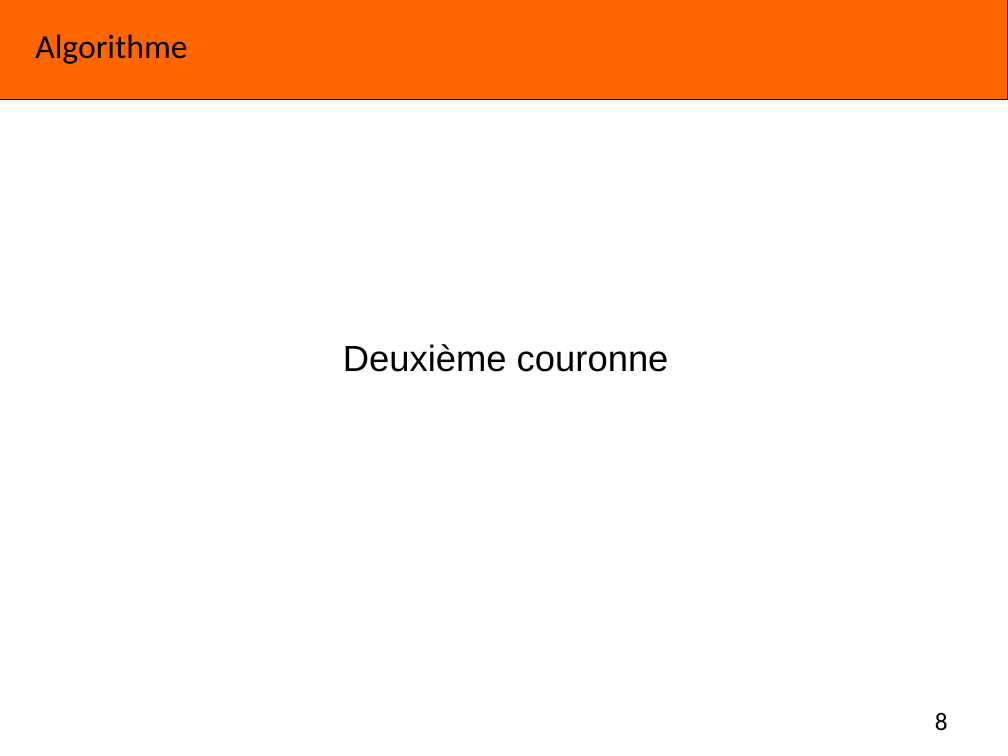
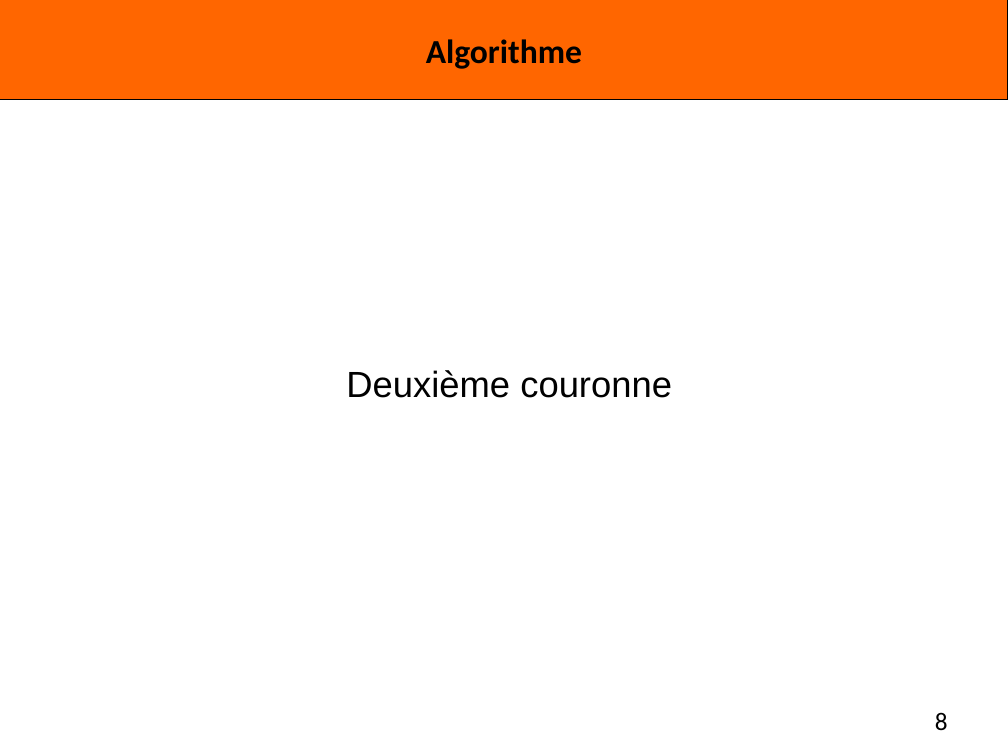
Before and after one commit to Miaxos/Polux, a slide deck: slide 8 of diapo_Presentation_poqb_soutenance_vendredi_15_janvier_2016.odp. Drawn at 1008x756 pixels with LibreOffice and Linux fonts; fonts in the diff are those of the drawing; background and template pictures are left out. Boxes give left, top, right and bottom in pixels: in the first picture for what was removed or moved away, otherwise in the second. Text is boxed around its words. In the diff, an @@ line names an element or a change of style, - is before the commit and + after.

```diff
--- a/diapo_Presentation_poqb_soutenance_vendredi_15_janvier_2016.odp
+++ b/diapo_Presentation_poqb_soutenance_vendredi_15_janvier_2016.odp
@@ title "Algorithme": place and size @@
-title "Algorithme" at [35,34,187,64]
+title "Algorithme" at [426,39,582,69]
@@ title "Algorithme" at [426,39,582,69]: bold on; alignment left to centre; vertical alignment top to middle @@
@@ text "Deuxième couronne": place and size @@
-text "Deuxième couronne" at [343,344,669,372]
+text "Deuxième couronne" at [346,370,672,398]
@@ text "Deuxième couronne" at [346,370,672,398]: vertical alignment middle to top @@
```
Also in this commit, not shown: 14 other slides changed.
